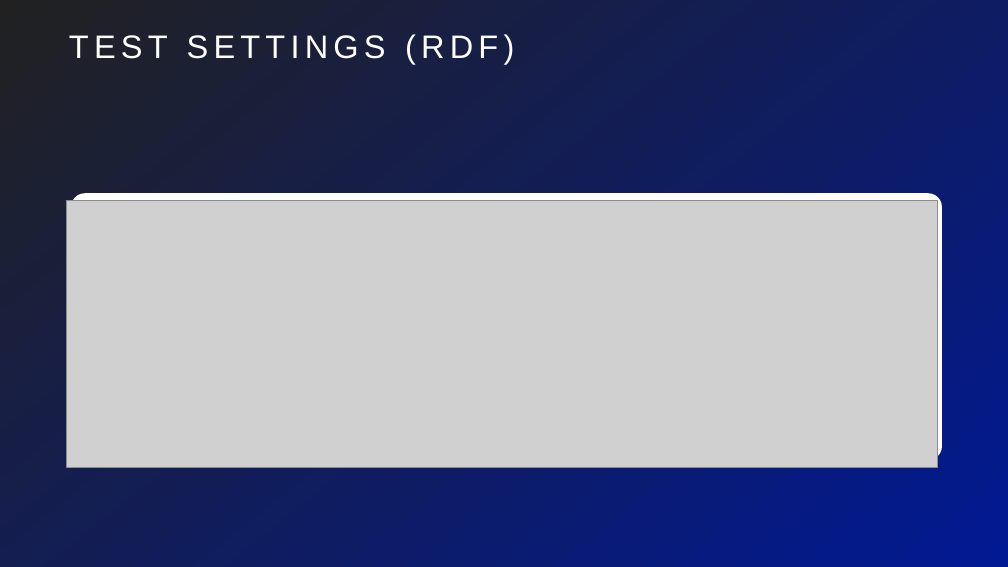
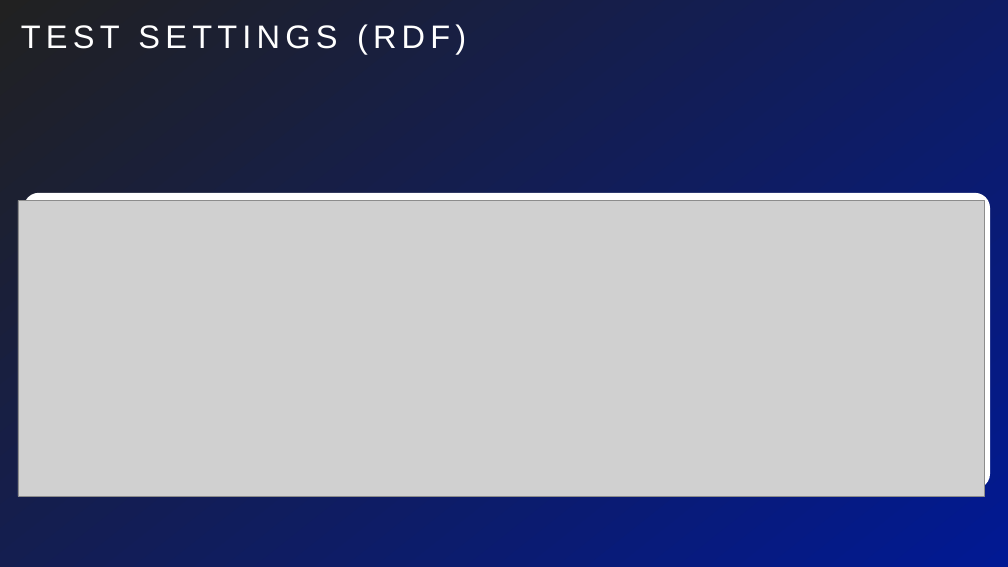
Before and after one commit to marco-brandizi/odx_neo4j_converter_test, a slide deck: slide 4 of test_report/ondex_graphdb_eval.pptx. Drawn at 1008x567 pixels with LibreOffice and Linux fonts; fonts in the diff are those of the drawing; grey boxes stand for pictures. Boxes give left, top, right and bottom in pixels: in the first picture for what was removed or moved away, otherwise in the second. Text is boxed around its words. In the diff, an @@ line names an element or a change of style, - is before the commit and + after.

```diff
--- a/test_report/ondex_graphdb_eval.pptx
+++ b/test_report/ondex_graphdb_eval.pptx
@@ title "TEST SETTINGS (RDF)": place and size @@
-title "TEST SETTINGS (RDF)" at bbox=[69, 34, 514, 64]
+title "TEST SETTINGS (RDF)" at bbox=[21, 24, 466, 54]
@@ picture: place and size @@
-picture at bbox=[66, 200, 937, 467]
+picture at bbox=[18, 200, 984, 496]
@@ rounded rectangle: place and size @@
-rounded rectangle at bbox=[71, 193, 942, 460]
+rounded rectangle at bbox=[23, 193, 990, 489]
```
Also in this commit, not shown: 16 other slides changed, 2 slides added, 2 other files.
